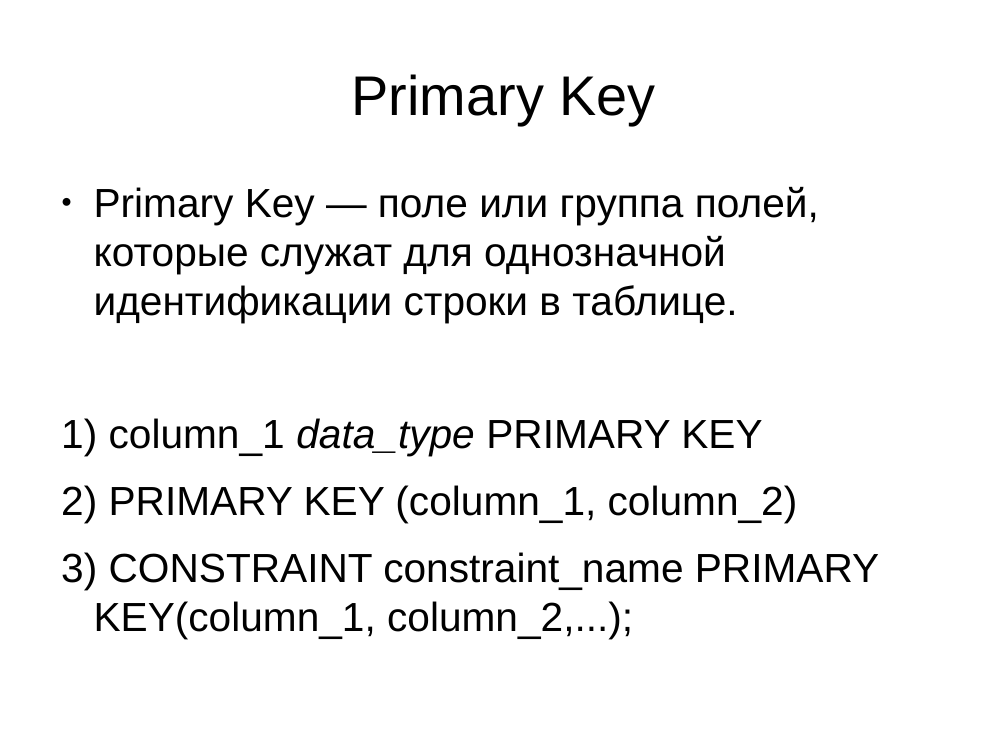
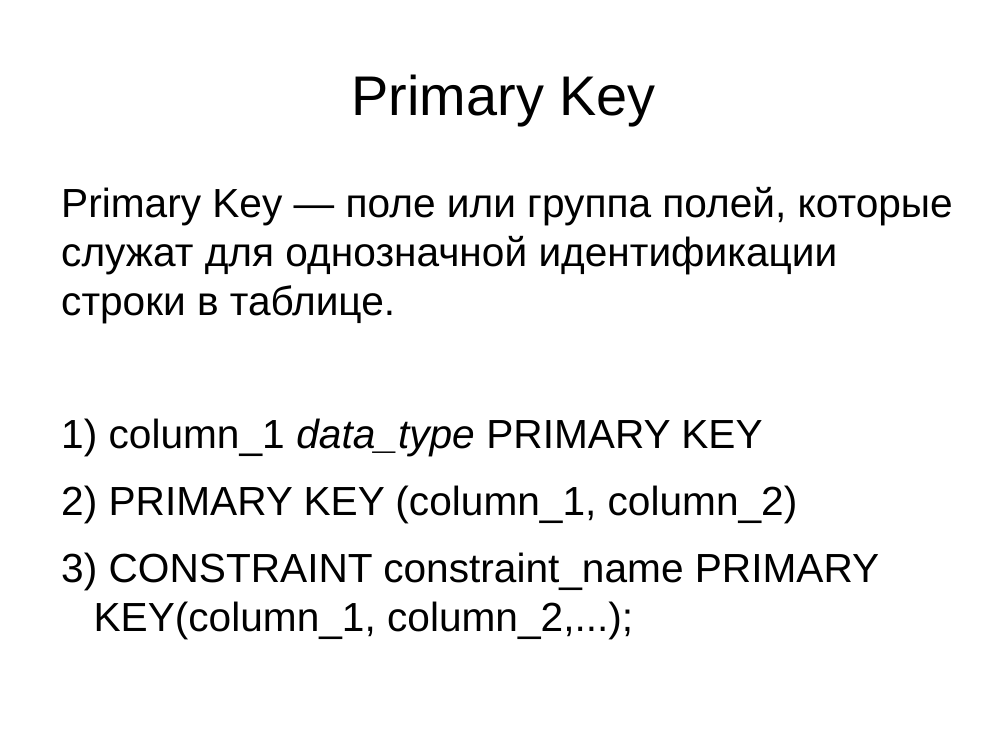
Before and after one commit to Rust1k/dbCourse, a slide deck: slide 16 of presentations/lesson3P.pptx. Drawn at 1008x756 pixels with LibreOffice and Linux fonts; fonts in the diff are those of the drawing. Boxes give left, top, right and bottom in pixels: in the first picture for what was removed or moved away, otherwise in the second. Text is boxed around its words. In the diff, an @@ line names an element or a change of style, - is before the commit and + after.

```diff
--- a/presentations/lesson3P.pptx
+++ b/presentations/lesson3P.pptx
@@ text at (x1=61, y1=186, x2=953, y2=322): bullet ● to none @@
```
Also in this commit, not shown: 17 other slides changed, 2 other files.
